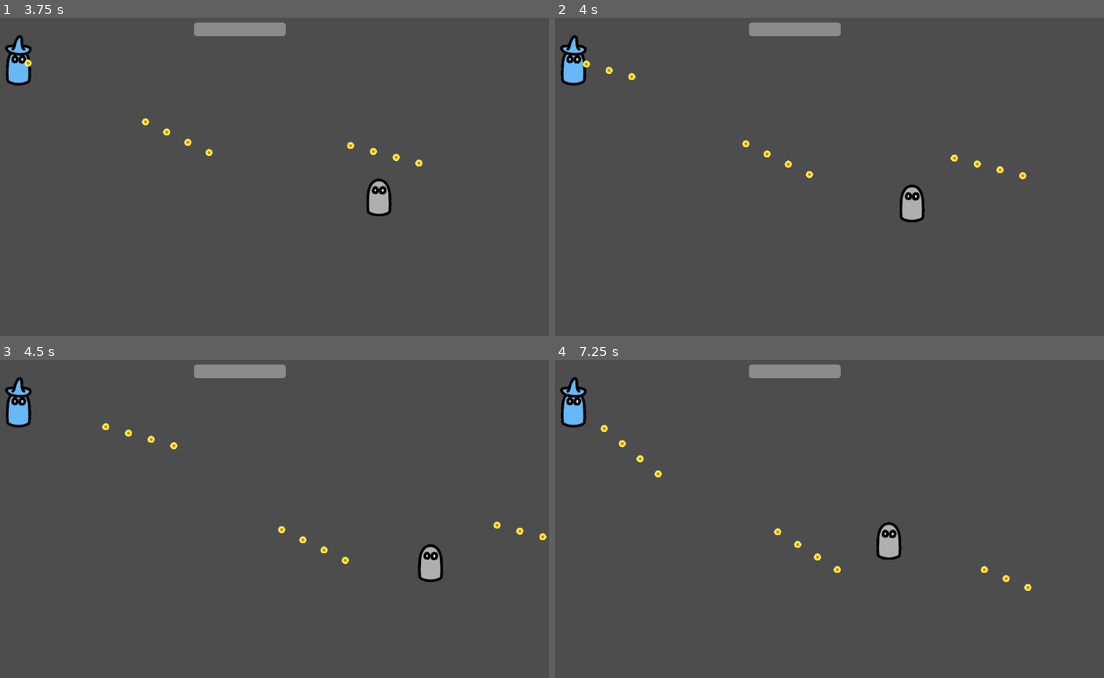
Above: before the commit, frames 1-4 (two rows, left to right).
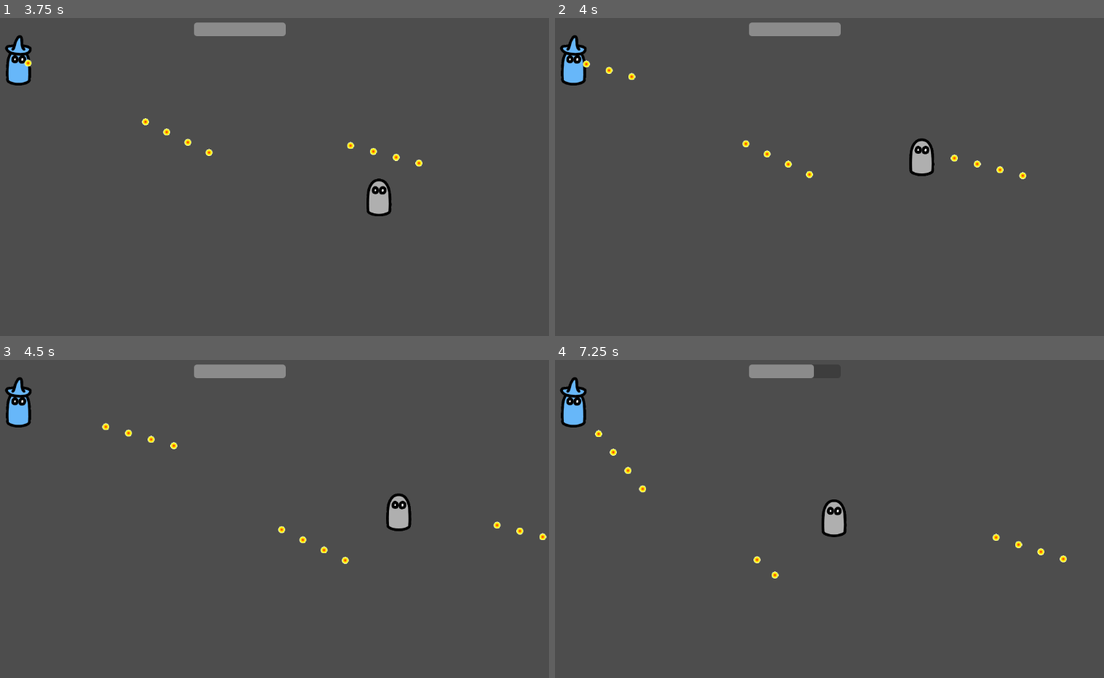
Above: after the commit, the same moments.

Repository: meb-games/ddbh
Game: Godot game, scene res://main_screen.tscn
The game is run twice, just before and just after one commit, with the same random seed, the same clock (stepped at 60 frames per second) and the same inputs.
Inputs (mouse positions are in pixels of both pictures, inside the frame that each line leads up to):
- Up to frame 1 (3.75 s): click "Play" at 0.5 s; tap Enter at 1.25 s; move the mouse to (384, 157) at 1.27 s; hold D (move_right) 1.28-2.03 s; right-click (384, 157) at 1.35 s; move the mouse to (142, 189) at 2.02 s; hold S (move_down) 2.03-2.78 s; click (142, 189) at 2.1 s; move the mouse to (318, 100) at 2.77 s; hold D (move_right) 2.78-3.53 s; right-click (318, 100) at 2.85 s; move the mouse to (230, 237) at 3.52 s; hold W (move_up) from 3.53 s (still down); click (230, 237) at 3.6 s
- Up to frame 2 (4 s): keep holding W (move_up)
- Up to frame 3 (4.5 s): move the mouse to (433, 563) at 4.27 s; release W (move_up) at 4.28 s; hold A (move_left) from 4.28 s (still down); right-click (433, 563) at 4.35 s
- Up to frame 4 (7.25 s): move the mouse to (637, 464) at 5.02 s; click (637, 464) at 5.1 s; move the mouse to (840, 515) at 5.77 s; release A (move_left) at 5.78 s; hold S (move_down) 5.78-6.53 s; right-click (840, 515) at 5.85 s; move the mouse to (725, 433) at 6.52 s; hold D (move_right) from 6.53 s (still down); click (725, 433) at 6.6 s

Frame 1 is identical in both runs. In frame 2, 0.9% of the frame differs, in the area x 62-70%, y 37-65%; in frame 3, 0.9%; in frame 4, 1.7%, in the area x 7-94%, y 1-73%.

Commit message:
fixing my fuck ups

Diff:
--- a/game/explorer.gd
+++ b/game/explorer.gd
@@ -1,7 +1,8 @@
 extends CharacterBody2D
 
+const MAX_HEALTH = 10.0
 @export var speed := 400.0
-@export var health := 10
+@export var health := MAX_HEALTH
 
 @export var max_dash_distance := 220.0
 @export var dash_speed := 1500.0
@@ -31,7 +32,7 @@
 		var new_pos := self.position + velocity
 		dash_distance -= self.position.distance_to(new_pos)
 
-		if dash_distance <= 0.0:
+		if dash_distance <= 0.50:
 			player_state = PlayerState.Normal
 			velocity = Vector2.ZERO
 
@@ -57,6 +58,11 @@
 func take_hit(base_damage: int) -> void:
 	var damage := base_damage * player_state
 	health -= damage
+	update_health_ui()
 
 	if health <= 0:
 		get_tree().change_scene_to_file("res://game_over.tscn")
+
+# Health Bar Code
+func update_health_ui():
+	$"../HealthBar".value = health
Not shown, changed: assets/icon.svg.import
Not shown, changed: assets/sprites/arch_mage.png.import
Not shown, changed: assets/sprites/bullet.png.import
Not shown, changed: assets/sprites/explorer.png.import
Not shown, changed: assets/sprites/mage.png.import
Not shown, changed: assets/sprites/mud_golem.png.import
Not shown, changed: assets/sprites/slime.png.import
Not shown, changed: assets/sprites/stone_golem.png.import
Not shown, changed: assets/sprites/wizard.png.import
Not shown, added: .DS_Store
